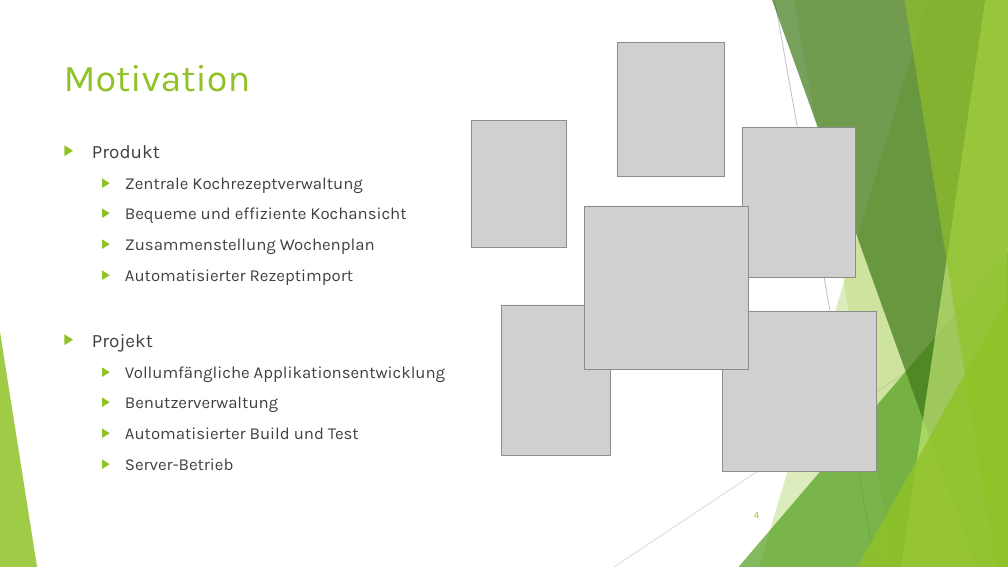
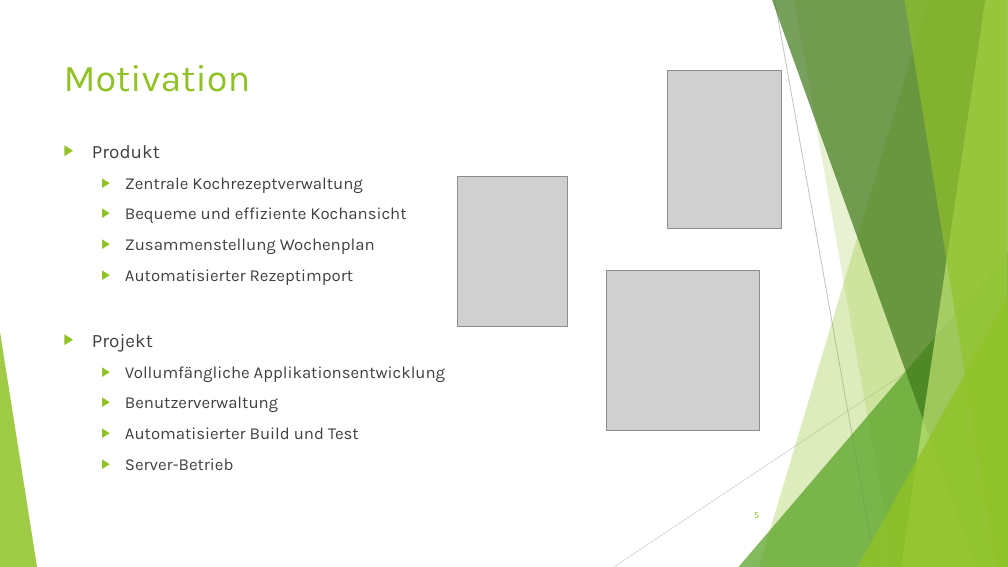
Before and after one commit to BirbsOfPrey/RecipeManager-Project, a slide deck: slide 5 of Präsentation/RecipeManager_Präsentation.pptx (slide 4 before the commit). Drawn at 1008x567 pixels with LibreOffice and Linux fonts; fonts in the diff are those of the drawing; grey boxes stand for pictures. Boxes give left, top, right and bottom in pixels: in the first picture for what was removed or moved away, otherwise in the second. Text is boxed around its words. In the diff, an @@ line names an element or a change of style, - is before the commit and + after.

```diff
--- a/Präsentation/RecipeManager_Präsentation.pptx
+++ b/Präsentation/RecipeManager_Präsentation.pptx
@@ picture removed at <box>618,42,725,176</box> @@
@@ picture added at <box>668,70,782,228</box> @@
@@ picture removed at <box>472,120,566,248</box> @@
@@ picture removed at <box>743,127,855,277</box> @@
@@ picture: place and size @@
-picture at <box>501,305,611,454</box>
+picture at <box>458,176,568,326</box>
@@ picture removed at <box>585,206,749,370</box> @@
@@ picture: place and size @@
-picture at <box>723,312,876,472</box>
+picture at <box>606,271,760,431</box>
@@ page number at <box>754,512,759,518</box>: text changed @@
-4
+5
```
Also in this commit, not shown: 9 other slides changed, 8 slides added, 2 slides removed, 2 other files.
